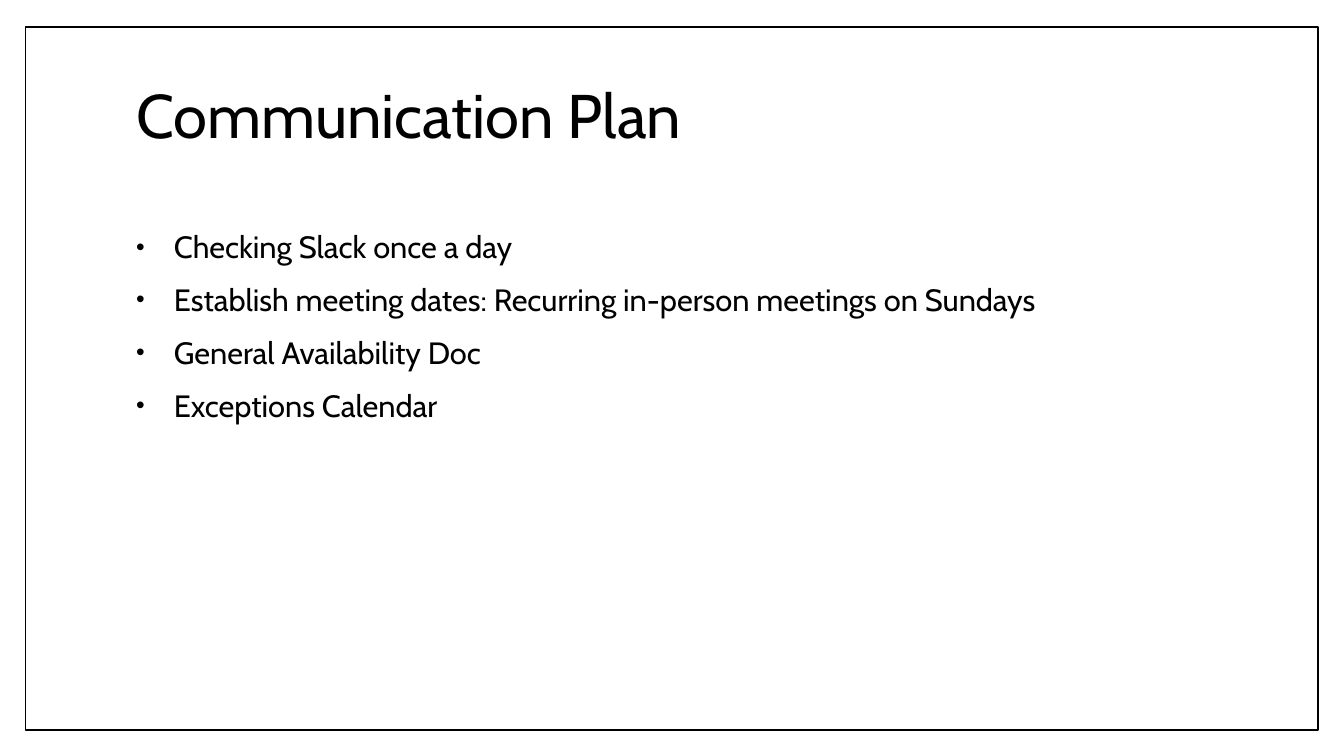
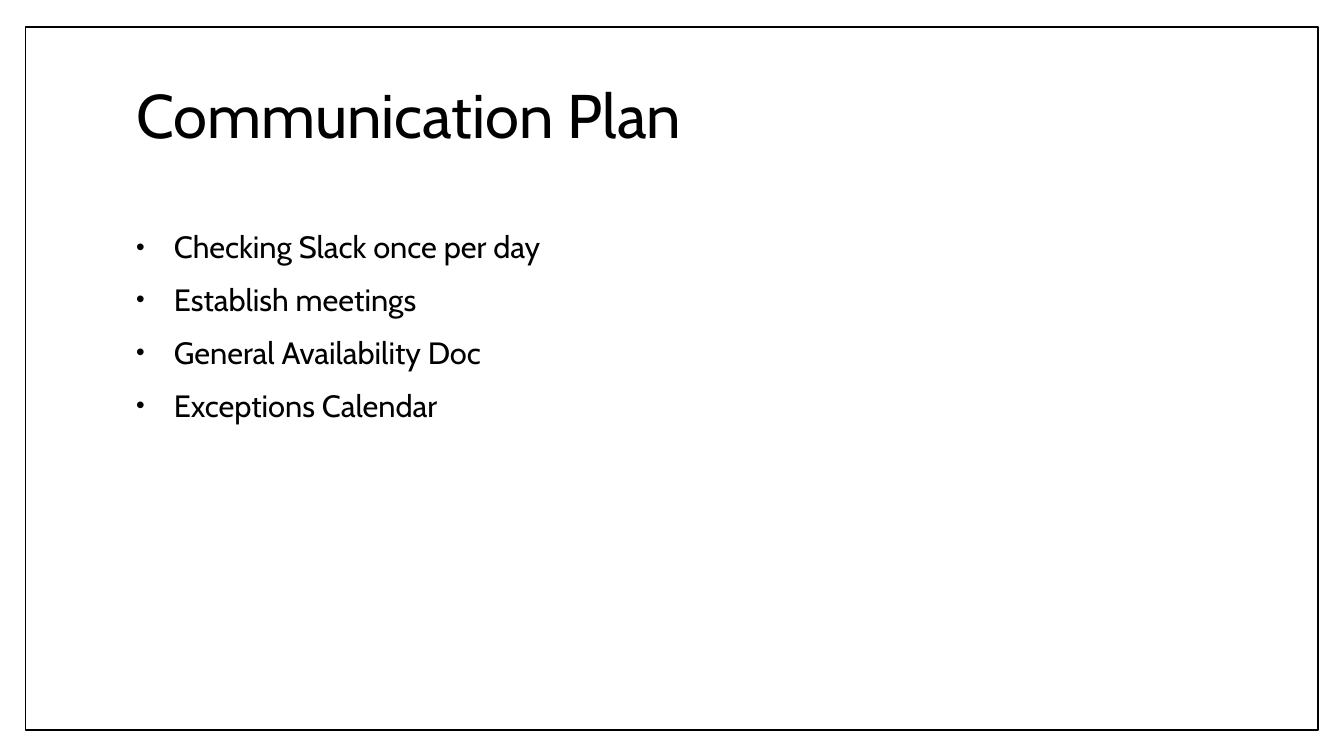
Before and after one commit to umdfeynman/umdfeynman, a slide deck: slide 18 of Work_In_Progress/CS/SPMP_Presentation_Erik_Modified.pptx. Drawn at 1344x756 pixels with LibreOffice and Linux fonts; fonts in the diff are those of the drawing. Boxes give left, top, right and bottom in pixels: in the first picture for what was removed or moved away, otherwise in the second. Text is boxed around its words. In the diff, an @@ line names an element or a change of style, - is before the commit and + after.

```diff
--- a/Work_In_Progress/CS/SPMP_Presentation_Erik_Modified.pptx
+++ b/Work_In_Progress/CS/SPMP_Presentation_Erik_Modified.pptx
@@ text at bbox=[174, 235, 540, 318]: text changed @@
-• Checking Slack once a day
-• Establish meeting dates: Recurring in-person meetings on Sundays
+• Checking Slack once per day
+• Establish meetings
```
Also in this commit, not shown: 17 other slides changed.
